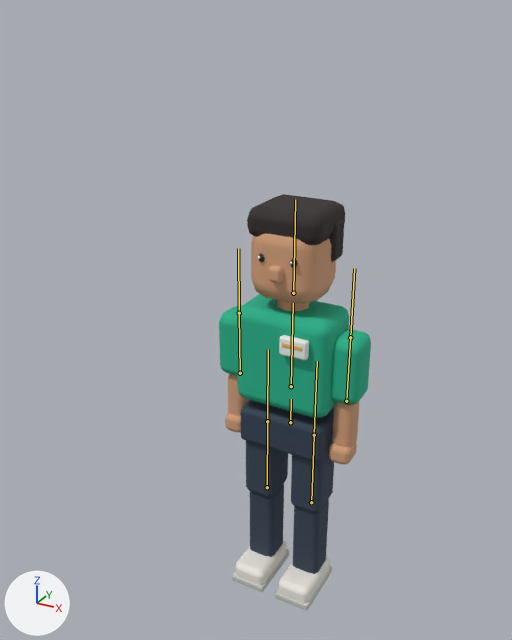
A saved change to the glTF model public/models/operator.glb.
The view is the same before and after, from a camera (50 mm lens) standing at (1.16, -2.41, 1.58) and looking at (-0.08, -0.15, 0.46). The lights are fixed; the arrows at lower left show +X, +Y and +Z. The older version comes first. The bones that bend it are drawn over the model as lines.
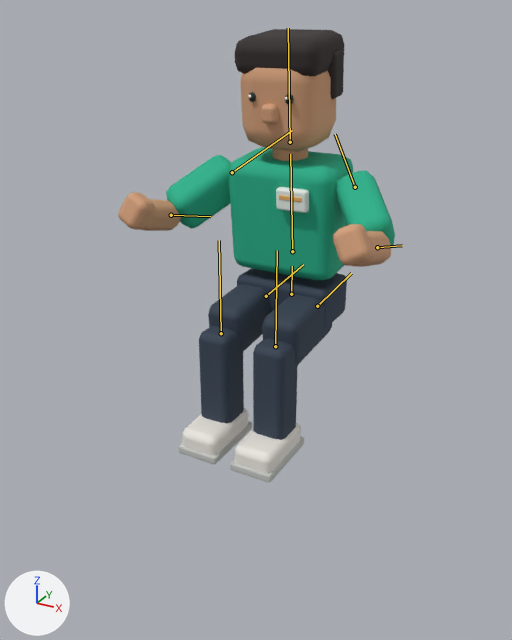
The newer file adds an action. The first version stands in its rest pose; the second is drawn at frame 6 of the action 'Applaud'.

The change, as JSON lines over the scene's bpy script:
```json
{"block": "bone_hips", "where": "bone_hips = bpy.data.objects['operator'].pose.bones['Hips']"}
{"op": "set", "path": "bone_hips.location", "old": "(0.0, 0.0, 0.0)", "new": "(0.0, 0.613, 0.018)"}
{"block": "bone_spine", "where": "bone_spine = bpy.data.objects['operator'].pose.bones['Spine']  # child of 'Hips'"}
{"op": "set", "path": "bone_spine.rotation_quaternion", "old": "(1.0, 0.0, 0.0, 0.0)", "new": "(0.999, 0.045, 0.0, 0.0)", "note": "degrees (0, 0, 0) -> degrees (5, 0, 0)"}
{"block": "bone_head", "where": "bone_head = bpy.data.objects['operator'].pose.bones['Head']  # child of 'Spine'"}
{"op": "set", "path": "bone_head.rotation_quaternion", "old": "(1.0, 0.0, 0.0, 0.0)", "new": "(1.0, 0.0, 0.012, 0.0)", "note": "degrees (0, 0, 0) -> degrees (0, 1, 0)"}
{"block": "bone_arml", "where": "bone_arml = bpy.data.objects['operator'].pose.bones['ArmL']  # child of 'Spine'"}
{"op": "set", "path": "bone_arml.rotation_quaternion", "old": "(1.0, 0.0, 0.0, 0.0)", "new": "(0.838, -0.458, -0.142, -0.259)", "note": "degrees (0, 0, 0) -> degrees (-52, -28, -20)"}
{"block": "bone_forel", "where": "bone_forel = bpy.data.objects['operator'].pose.bones['ForeL']  # child of 'ArmL'"}
{"op": "set", "path": "bone_forel.rotation_quaternion", "old": "(1.0, 0.0, 0.0, 0.0)", "new": "(0.864, -0.472, 0.083, 0.153)", "note": "degrees (0, 0, 0) -> degrees (-56, 17, 11)"}
{"block": "bone_armr", "where": "bone_armr = bpy.data.objects['operator'].pose.bones['ArmR']  # child of 'Spine'"}
{"op": "set", "path": "bone_armr.rotation_quaternion", "old": "(1.0, 0.0, 0.0, 0.0)", "new": "(0.838, -0.458, 0.142, 0.259)", "note": "degrees (0, 0, 0) -> degrees (-52, 28, 20)"}
{"block": "bone_forer", "where": "bone_forer = bpy.data.objects['operator'].pose.bones['ForeR']  # child of 'ArmR'"}
{"op": "set", "path": "bone_forer.rotation_quaternion", "old": "(1.0, 0.0, 0.0, 0.0)", "new": "(0.864, -0.472, -0.083, -0.153)", "note": "degrees (0, 0, 0) -> degrees (-56, -17, -11)"}
{"block": "bone_legl", "where": "bone_legl = bpy.data.objects['operator'].pose.bones['LegL']  # child of 'Hips'"}
{"op": "set", "path": "bone_legl.rotation_quaternion", "old": "(1.0, 0.0, 0.0, 0.0)", "new": "(0.732, -0.682, 0.0, 0.0)", "note": "degrees (0, 0, 0) -> degrees (-86, 0, 0)"}
{"block": "bone_shinl", "where": "bone_shinl = bpy.data.objects['operator'].pose.bones['ShinL']  # child of 'LegL'"}
{"op": "set", "path": "bone_shinl.rotation_quaternion", "old": "(1.0, 0.0, 0.0, 0.0)", "new": "(0.732, 0.682, 0.0, 0.0)", "note": "degrees (0, 0, 0) -> degrees (86, 0, 0)"}
{"block": "bone_legr", "where": "bone_legr = bpy.data.objects['operator'].pose.bones['LegR']  # child of 'Hips'"}
{"op": "set", "path": "bone_legr.rotation_quaternion", "old": "(1.0, 0.0, 0.0, 0.0)", "new": "(0.732, -0.682, 0.0, 0.0)", "note": "degrees (0, 0, 0) -> degrees (-86, 0, 0)"}
{"block": "bone_shinr", "where": "bone_shinr = bpy.data.objects['operator'].pose.bones['ShinR']  # child of 'LegR'"}
{"op": "set", "path": "bone_shinr.rotation_quaternion", "old": "(1.0, 0.0, 0.0, 0.0)", "new": "(0.732, 0.682, 0.0, 0.0)", "note": "degrees (0, 0, 0) -> degrees (86, 0, 0)"}
```

Changed parts and their boxes (x1, y1, x2, y2) in the pictures (512 x 640 px):
```json
{"object": "Mesh_0", "change": "posed", "before": [219, 194, 371, 610], "after": [118, 29, 395, 482], "on screen": "82% wider, 9% taller"}
{"bone": "Hips", "before": "(290, 422) to (291, 399)", "after": "(291, 294) to (292, 266)"}
{"bone": "Spine", "before": "(291, 386) to (293, 303)", "after": "(292, 251) to (290, 154)"}
{"bone": "Head", "before": "(293, 293) to (295, 199)", "after": "(290, 142) to (288, 28)"}
{"bone": "ArmL", "before": "(239, 313) to (238, 248)", "after": "(232, 172) to (292, 130)"}
{"bone": "ForeL", "before": "(240, 373) to (239, 313)", "after": "(171, 215) to (210, 216)"}
{"bone": "ArmR", "before": "(350, 337) to (354, 268)", "after": "(355, 187) to (335, 134)"}
{"bone": "ForeR", "before": "(346, 401) to (350, 337)", "after": "(377, 247) to (402, 245)"}
{"bone": "LegL", "before": "(267, 421) to (268, 349)", "after": "(266, 296) to (303, 264)"}
{"bone": "ShinL", "before": "(267, 487) to (267, 421)", "after": "(221, 333) to (219, 240)"}
{"bone": "LegR", "before": "(314, 435) to (317, 361)", "after": "(317, 306) to (351, 273)"}
{"bone": "ShinR", "before": "(311, 502) to (314, 435)", "after": "(275, 346) to (277, 250)"}
```
